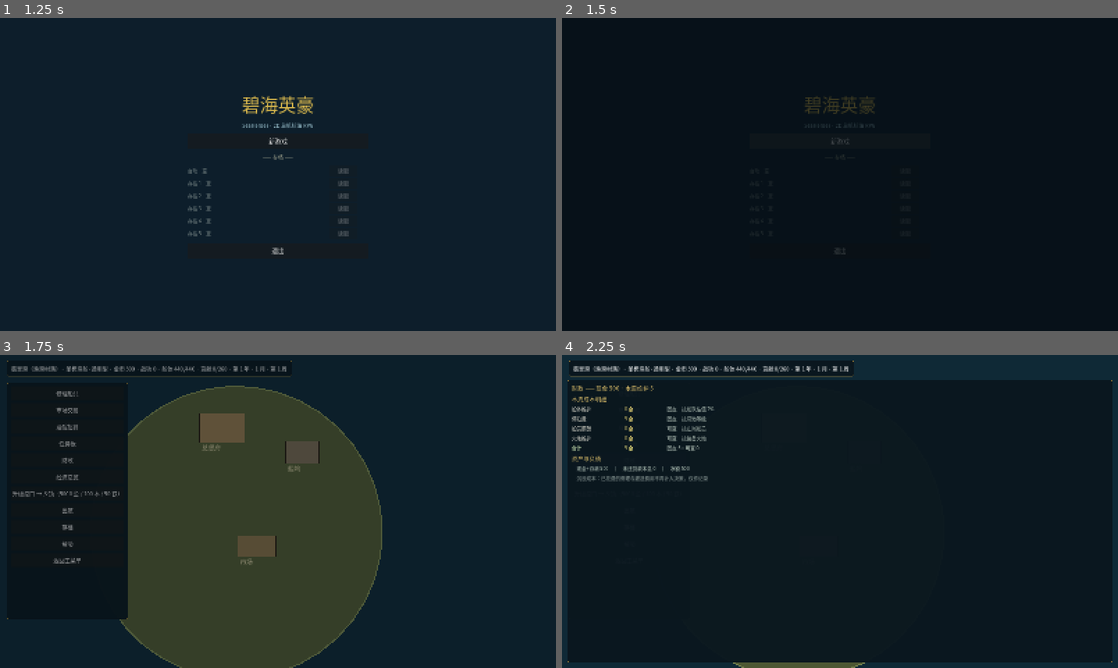
Above: before the commit, frames 1-4 (two rows, left to right).
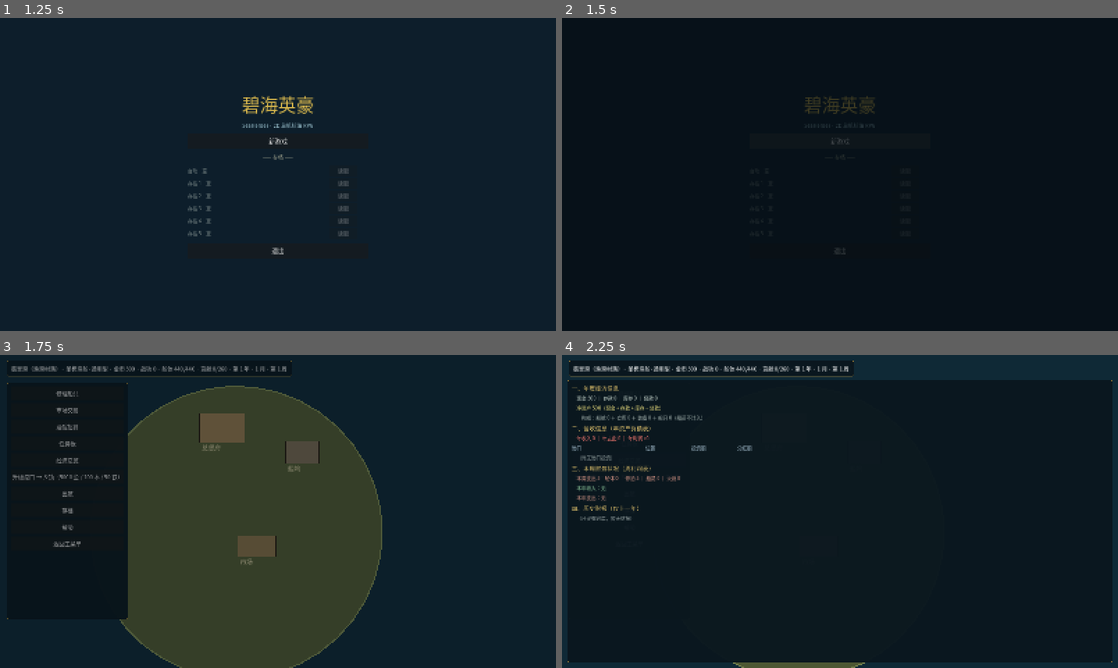
Above: after the commit, the same moments.

Repository: lucifermbbgh/OceanHero
Game: Godot game, scene res://scenes/main.tscn
The game is run twice, just before and just after one commit, with the same random seed, the same clock (stepped at 60 frames per second) and the same inputs.
Inputs (mouse positions are in pixels of both pictures, inside the frame that each line leads up to):
- Up to frame 1 (1.25 s): tap Enter at 0.5 s; move the mouse to (400, 158) at 0.52 s; hold D (steer_right) from 0.53 s (still down); tap E at 0.6 s; click (400, 158) at 0.67 s; tap Space at 0.77 s
- Up to frame 2 (1.5 s): release D (steer_right) at 1.25 s; click "新游戏" at 1.25 s
- Up to frame 3 (1.75 s): no input
- Up to frame 4 (2.25 s): click (628, 461) at 2 s, where only the run before the commit has a clickable "财政"

Frames 1-2 are identical in both runs. In frame 3, 0.5% of the frame differs, in the area x 2-22%, y 32-67%; in frame 4, 2.6%, in the area x 1-35%, y 9-53%.

Commit message:
fix(0.19.2): 修复试玩反馈的 8 类问题
- ESC 优先关闭商品弹窗
- 市场表格改为带边框单元格，删除走势列与「操作」表头
- 指标改为三列表格（指标/结果/计算过程）逐项展示
- 边际图用真实买价与卖价，绿/红区表示可买与亏损
- 弹性图区域着色并改名「弹性价格」
- 均衡图改为「价格与库存」并标注当前点
- 修复均衡价负数（库存比例 clamp）
- 非母港卖出实际扣 5% 关税
- 移除残留的「财政」按钮
- 集成 559 全绿

Diff:
--- a/project.godot
+++ b/project.godot
@@ -15,7 +15,7 @@
 run/main_scene="res://scenes/main.tscn"
 config/features=PackedStringArray("4.7", "GL Compatibility")
 config/icon="res://icon.svg"
-config/version="0.19.1"
+config/version="0.19.2"
 [autoload]
 
 EventBus="*res://scripts/core/event_bus.gd"
--- a/scripts/base/base_scene.gd
+++ b/scripts/base/base_scene.gd
@@ -124,7 +124,7 @@
 		_action_button(vb, "交易所", _toggle_exchange)
 	if GameState.home_has("reputation"):
 		_action_button(vb, "声望与战功", _toggle_rep)
-	_action_button(vb, "财政", _toggle_finance)
+
 	_action_button(vb, "经济总览", _toggle_overview)
 	if GameState.home_port_tier >= 3:
 		_action_button(vb, "银行", _toggle_bank)
@@ -424,9 +424,14 @@
 
 func _input(event: InputEvent) -> void:
 	if event is InputEventKey and event.pressed and not event.echo:
-		if event.keycode == KEY_ESCAPE and _any_panel_open():
-			_close_all_panels()
-			get_viewport().set_input_as_handled()
+		if event.keycode == KEY_ESCAPE:
+			if goods_root != null and goods_root.visible:
+				goods_root.visible = false
+				get_viewport().set_input_as_handled()
+				return
+			if _any_panel_open():
+				_close_all_panels()
+				get_viewport().set_input_as_handled()
 
 func _toggle_market() -> void:
 	if market_root.visible:
@@ -515,15 +520,9 @@
 	var head_row := HBoxContainer.new()
 	head_row.add_theme_constant_override("separation", 8)
 	market_list.add_child(head_row)
-	for spec in [["商品", 100], ["买价", 80], ["卖价", 80], ["周涨跌", 100], ["8 周走势", 120],
-			["库存", 90], ["船上", 70], ["仓库", 70], ["操作", 140]]:
-		var hl := Label.new()
-		hl.text = String(spec[0])
-		hl.custom_minimum_size = Vector2(int(spec[1]), 0)
-		hl.add_theme_font_size_override("font_size", 13)
-		hl.add_theme_color_override("font_color", Color(0.62, 0.72, 0.78))
-		head_row.add_child(hl)
-	market_list.add_child(HSeparator.new())
+	for spec in [["商品", 150], ["买价", 120], ["卖价", 120], ["周涨跌", 160],
+			["库存", 130], ["船上", 120], ["仓库", 120], ["操作", 220]]:
+		head_row.add_child(_cell_box(String(spec[0]), int(spec[1]), Color(0.62, 0.78, 0.85), true))
 
 	for id in [&"grain", &"timber", &"rum", &"spice"]:
 		var c: Resource = DataRegistry.get_commodity(id)
@@ -552,9 +551,9 @@
 		market_list.add_child(row)
 		var have := int(GameState.cargo.get(id, 0))
 		var in_wh := int(GameState.warehouse.get(id, 0))
-		row.add_child(_cell(c.display_name, 90))
-		row.add_child(_cell(str(bp), 70))
-		row.add_child(_cell(str(sp), 70))
+		row.add_child(_cell_box(c.display_name, 150))
+		row.add_child(_cell_box(str(bp), 120))
+		row.add_child(_cell_box(str(sp), 120))
 		var chg_text := "—"
 		var chg_col := Color(0.55, 0.6, 0.6)
 		if GameState.has_price_history(String(PORT_ID), id):
@@ -568,20 +567,31 @@
 				# 下跌用绿色
 				chg_text = "↓%d%%" % int(round(chg * 100.0))
 				chg_col = Color(0.45, 0.85, 0.55)
-		row.add_child(_cell(chg_text, 90, chg_col))
-		var spark: Control = load("res://scripts/ui/sparkline.gd").new()
-		var hist: Array = GameState.price_history_of(String(PORT_ID), id)
-		spark.set_values(hist, Color(0.92, 0.45, 0.42) if chg > 0.0 else Color(0.45, 0.85, 0.55))
-		row.add_child(spark)
-		row.add_child(_cell(str(stock), 80))
-		row.add_child(_cell(str(have), 60))
-		row.add_child(_cell(str(in_wh), 60))
+		row.add_child(_cell_box(chg_text, 160, chg_col))
+		row.add_child(_cell_box(str(stock), 130))
+		row.add_child(_cell_box(str(have), 120))
+		row.add_child(_cell_box(str(in_wh), 120))
+		var trade_box := PanelContainer.new()
+		var tsb := StyleBoxFlat.new()
+		tsb.bg_color = Color(0.09, 0.12, 0.13)
+		tsb.border_width_left = 1
+		tsb.border_width_right = 1
+		tsb.border_width_top = 1
+		tsb.border_width_bottom = 1
+		tsb.border_color = Color(0.28, 0.36, 0.38)
+		tsb.content_margin_left = 10
+		tsb.content_margin_right = 10
+		tsb.content_margin_top = 3
+		tsb.content_margin_bottom = 3
+		trade_box.add_theme_stylebox_override("panel", tsb)
+		trade_box.custom_minimum_size = Vector2(220, 30)
 		var b_trade := Button.new()
 		b_trade.text = "交易"
-		b_trade.custom_minimum_size = Vector2(90, 32)
+		b_trade.custom_minimum_size = Vector2(120, 26)
 		var cid_t: StringName = id
 		b_trade.pressed.connect(func(): _open_goods(cid_t))
-		row.add_child(b_trade)
+		trade_box.add_child(b_trade)
+		row.add_child(trade_box)
 	_add_market_metrics(String(PORT_ID))
 
 	# 船上货舱汇总：买的东西到底装在哪儿
@@ -716,6 +726,30 @@
 		hb.add_child(_cell("全部" if tgt == "" else tgt, 110))
 		hb.add_child(_cell(String(e.get("desc", "")), 260, Color(0.8, 0.85, 0.7)))
 		hb.add_child(_cell("剩 %d 周" % int(e.get("weeks", 0)), 100))
+
+## 带边框的表格单元格
+func _cell_box(text: String, width: int, col: Color = Color(0.86, 0.88, 0.86),
+		header: bool = false) -> PanelContainer:
+	var pc := PanelContainer.new()
+	var sb := StyleBoxFlat.new()
+	sb.bg_color = Color(0.14, 0.18, 0.19) if header else Color(0.09, 0.12, 0.13)
+	sb.border_width_left = 1
+	sb.border_width_right = 1
+	sb.border_width_top = 1
+	sb.border_width_bottom = 1
+	sb.border_color = Color(0.28, 0.36, 0.38)
+	sb.content_margin_left = 10
+	sb.content_margin_right = 6
+	sb.content_margin_top = 4
+	sb.content_margin_bottom = 4
+	pc.add_theme_stylebox_override("panel", sb)
+	pc.custom_minimum_size = Vector2(width, 30)
+	var l := Label.new()
+	l.text = text
+	l.add_theme_font_size_override("font_size", 14)
+	l.add_theme_color_override("font_color", col)
+	pc.add_child(l)
+	return pc
 
 ## 表格单元格
 func _cell(text: String, width: int, col: Color = Color(0.86, 0.88, 0.86)) -> Label:
@@ -898,8 +932,16 @@
 	else:
 		GameState.remove_cargo(cid, amount)
 	GameState.set_stock(PORT_ID, cid, stock + amount)
-	GameState.add_gold(price * amount)
-	var margin := maxi(0, price * amount - int(c.base_price) * amount)
+	# 关税：在非母港卖出按 5% 扣除
+	var gross := price * amount
+	var tax := 0
+	if String(PORT_ID) != "jadehaven":
+		tax = int(round(float(gross) * 0.05))
+		GameState.record_expense("关税", tax)
+	GameState.add_gold(gross - tax)
+	if tax > 0:
+		_log("关税 %d（5%%）" % tax)
+	var margin := maxi(0, gross - int(c.base_price) * amount)
 	GameState.on_trade_profit(margin)
 	_log("卖出 %d %s，得到 %d 金（利润 %d）" % [amount, c.display_name, price * amount, margin])
 	_rebuild_market()
@@ -1696,7 +1738,7 @@
 var goods_chart_index := 0
 var goods_chart: Control = null
 var goods_qty_edit: LineEdit = null
-const CHART_NAMES := ["价格走势", "边际分析", "均衡价格", "价格弹性", "港口规模"]
+const CHART_NAMES := ["价格走势", "边际分析", "价格与库存", "弹性价格", "规模经济"]
 
 func _open_goods(cid: StringName) -> void:
 	goods_cid = cid
@@ -1746,25 +1788,49 @@
 	goods_list.add_child(goods_chart)
 	goods_chart.setup(goods_chart_index, _chart_data(goods_cid, int(c.base_price), stock, max_stock), "")
 
-	# 指标明细
-	_yard_title_to(goods_list, "指标明细")
-	var hist: Array = GameState.price_history_of(String(PORT_ID), goods_cid)
+	# 指标明细表（大指标 → 明细，每项一行并带计算式）
 	var em0 = load("res://scripts/systems/econ_math.gd")
-	var e: float = float(em0.piecewise_elasticity(float(stock) / float(max_stock)))
-	var eq: float = float(c.base_price) * (1.0 + e * (1.0 - float(stock) / float(max_stock)))
-	var cur: float = float(bp)
+	var ratio: float = clampf(float(stock) / maxf(1.0, float(max_stock)), 0.0, 1.0)
+	var e: float = float(em0.piecewise_elasticity(ratio))
+	var eq: float = float(c.base_price) * (1.0 + e * (1.0 - ratio))
+	var cur: float = eq * GameState.price_drift_of(String(PORT_ID), goods_cid)
 	var dev: float = (cur - eq) / maxf(0.01, eq)
 	var step_v: float = (eq - cur) * 0.25
+	var opp: int = int(round(float(bp * goods_qty) * 0.001 * 8.0))
+	var head := HBoxContainer.new()
+	head.add_theme_constant_override("separation", 0)
+	goods_list.add_child(head)
+	head.add_child(_cell_box("指标", 190, Color(0.62, 0.78, 0.85), true))
+	head.add_child(_cell_box("计算结果", 240, Color(0.62, 0.78, 0.85), true))
+	head.add_child(_cell_box("计算过程 / 说明", 900, Color(0.62, 0.78, 0.85), true))
 	var etype := "富有弹性" if e >= 0.70 else ("单位弹性附近" if e >= 0.40 else "缺乏弹性")
-	goods_list.add_child(_lbl("　供给弹性 %.2f（%s）　库存 %d/%d" % [e, etype, stock, max_stock],
-		700, Color(0.78, 0.85, 0.8)))
-	goods_list.add_child(_lbl("　均衡价 %.1f　当前 %.1f　偏离 %+.1f%%　本周回归步长 %+.2f" % [
-		eq, cur, dev * 100.0, step_v], 700, Color(0.78, 0.85, 0.8)))
-	goods_list.add_child(_lbl("　声望折扣 %d%%（%s）　关税 5%%（跨海域贸易）" % [
-		int(GameState.rep_discount() * 100.0), GameState.rep_discount_name()], 700, Color(0.78, 0.85, 0.8)))
-	var opp := int(round(float(bp * goods_qty) * 0.001 * 8.0))
-	goods_list.add_child(_lbl("　本次成本：采购 %d　机会成本 %d　合计 %d" % [
-		bp * goods_qty, opp, bp * goods_qty + opp], 700, Color(0.9, 0.75, 0.55)))
+	var rows: Array = [
+		["【弹性】供给弹性", "%.2f（%s）" % [e, etype],
+			"库存比例 %.2f → 分段函数(%s) = %.2f" % [ratio,
+				"高库存" if ratio > 0.7 else ("低库存" if ratio < 0.3 else "中库存"), e]],
+		["【均衡】均衡价", "%.1f" % eq,
+			"基础价 %d × (1 + %.2f × (1 − %.2f)) = %.1f" % [int(c.base_price), e, ratio, eq]],
+		["【均衡】当前价", "%.1f" % cur, "均衡价 %.1f × 漂移 %.3f = %.1f" % [
+			eq, GameState.price_drift_of(String(PORT_ID), goods_cid), cur]],
+		["【均衡】偏离度", "%+.1f%%" % (dev * 100.0), "(当前价 − 均衡价) ÷ 均衡价"],
+		["【均衡】本周回归步长", "%+.2f" % step_v, "(均衡价 − 当前价) × 25%"],
+		["【边际】买价 MC", "%d" % bp, "第 1 件买价（含声望折扣 %d%%）" % int(GameState.rep_discount() * 100.0)],
+		["【边际】卖出价 MR", "%d" % sp, "本港卖出价（含卖出加成）"],
+		["【边际】单件边际利润", "%+d" % (sp - bp), "MR − MC"],
+		["【成本】本次采购", "%d" % (bp * goods_qty), "%d 件 × %d" % [goods_qty, bp]],
+		["【成本】机会成本", "%d" % opp, "采购额 × 0.1%%/周 × 8 周"],
+		["【成本】合计", "%d" % (bp * goods_qty + opp), "采购 + 机会成本"],
+		["【定价】声望折扣", "%d%%（%s）" % [int(GameState.rep_discount() * 100.0), GameState.rep_discount_name()],
+			"按最高阵营声望分档，只作用于买价"],
+		["【税收】关税", "5%%（跨海域）", "卖出所得扣除，同海域不扣"],
+	]
+	for rw in rows:
+		var hr := HBoxContainer.new()
+		hr.add_theme_constant_override("separation", 0)
+		goods_list.add_child(hr)
+		hr.add_child(_cell_box(String(rw[0]), 190))
+		hr.add_child(_cell_box(String(rw[1]), 240, Color(0.95, 0.9, 0.55)))
+		hr.add_child(_cell_box(String(rw[2]), 900, Color(0.7, 0.78, 0.72)))
 
 	# 数量控件
 	var qrow := HBoxContainer.new()
@@ -1851,15 +1917,16 @@
 		var r := clampf(float(s) / float(max_stock), 0.0, 1.0)
 		mc.append(float(base_price) * (1.0 + em.piecewise_elasticity(r) * (1.0 - r)))
 	d["mc"] = mc
-	d["mr"] = float(base_price) * 1.6
-	var supply: Array = []
-	var demand: Array = []
+	d["mr"] = float(MarketModel.sell_price(base_price, stock, max_stock, 1.0))
+	# 价格-库存曲线：横轴库存量，纵轴买价
+	var price_by_stock: Array = []
 	for i in range(0, 41):
-		var q := float(i) / 40.0
-		supply.append(float(base_price) * (1.0 + 0.55 * (1.0 - q)))
-		demand.append(float(base_price) * 1.5 / (1.0 + 0.55 * q))
-	d["supply"] = supply
-	d["demand"] = demand
+		var st2 := int(float(max_stock) * float(i) / 40.0)
+		price_by_stock.append(float(base_price) * (1.0 + 0.55 * (1.0 - float(i) / 40.0)))
+	d["price_by_stock"] = price_by_stock
+	d["cur_stock"] = stock
+	d["max_stock"] = max_stock
+	d["eq_price"] = float(base_price) * (1.0 + 0.55 * (1.0 - clampf(float(stock) / float(max_stock), 0.0, 1.0)))
 	var curve: Array = []
 	for i in range(0, 41):
 		var qq := 0.05 + float(i) / 40.0 * 2.0
--- a/scripts/ui/econ_chart.gd
+++ b/scripts/ui/econ_chart.gd
@@ -70,61 +70,36 @@
 	for p in pts:
 		draw_circle(p, 2.0, Color(0.8, 0.85, 0.8))
 
-func _draw_marginal(ox: float, oy: float, iw: float, ih: float, font: Font) -> void:
-	var mc: Array = data.get("mc", [])
-	var mr: float = float(data.get("mr", 0.0))
-	if mc.is_empty():
+func _draw_equilibrium(ox: float, oy: float, iw: float, ih: float, font: Font) -> void:
+	var pts_data: Array = data.get("price_by_stock", [])
+	if pts_data.size() < 2:
 		return
-	var lo: float = mr
-	var hi: float = mr
-	for v in mc:
+	var lo: float = 1e9
+	var hi: float = -1e9
+	for v in pts_data:
 		lo = minf(lo, float(v))
 		hi = maxf(hi, float(v))
 	var span: float = maxf(1.0, hi - lo)
-	var mcy := PackedVector2Array()
-	for i in range(mc.size()):
-		var x: float = ox + iw * float(i) / float(mc.size() - 1)
-		var y: float = oy - ih * ((float(mc[i]) - lo) / span)
-		mcy.append(Vector2(x, y))
-	draw_polyline(mcy, Color(0.9, 0.62, 0.5), 2.0)
-	var ry: float = oy - ih * ((mr - lo) / span)
-	draw_line(Vector2(ox, ry), Vector2(ox + iw, ry), Color(0.5, 0.85, 0.6), 2.0)
-	draw_string(font, Vector2(ox + 6, ry - 6), "MR 边际收益", HORIZONTAL_ALIGNMENT_LEFT, -1, 11,
-		Color(0.5, 0.85, 0.6))
-	draw_string(font, Vector2(ox + 6, mcy[0].y - 6), "MC 边际成本", HORIZONTAL_ALIGNMENT_LEFT, -1, 11,
-		Color(0.9, 0.62, 0.5))
-	draw_string(font, Vector2(ox + iw - 60, oy + 18), "数量", HORIZONTAL_ALIGNMENT_LEFT, -1, 11,
-		Color(0.55, 0.62, 0.6))
-	draw_string(font, Vector2(ox + 8, oy - ih * 0.5), "（理论值，实际按整单单价成交）",
-		HORIZONTAL_ALIGNMENT_LEFT, -1, 11, Color(0.5, 0.55, 0.5))
-
-func _draw_equilibrium(ox: float, oy: float, iw: float, ih: float, font: Font) -> void:
-	var sp: Array = data.get("supply", [])
-	var dp: Array = data.get("demand", [])
-	if sp.size() < 2 or dp.size() < 2:
-		return
-	var lo: float = 1e9
-	var hi: float = -1e9
-	for v in sp + dp:
-		lo = minf(lo, float(v))
-		hi = maxf(hi, float(v))
-	var span: float = maxf(1.0, hi - lo)
-	var s_pts := PackedVector2Array()
-	for i in range(sp.size()):
-		s_pts.append(Vector2(ox + iw * float(i) / float(sp.size() - 1),
-			oy - ih * ((float(sp[i]) - lo) / span)))
-	var d_pts := PackedVector2Array()
-	for i in range(dp.size()):
-		d_pts.append(Vector2(ox + iw * float(i) / float(dp.size() - 1),
-			oy - ih * ((float(dp[i]) - lo) / span)))
-	draw_polyline(s_pts, Color(0.9, 0.62, 0.5), 2.0)
-	draw_polyline(d_pts, Color(0.55, 0.75, 0.95), 2.0)
-	draw_string(font, Vector2(ox + 6, s_pts[0].y - 6), "供给", HORIZONTAL_ALIGNMENT_LEFT, -1, 11,
-		Color(0.9, 0.62, 0.5))
-	draw_string(font, Vector2(ox + iw - 46, d_pts[0].y - 6), "需求", HORIZONTAL_ALIGNMENT_LEFT, -1, 11,
-		Color(0.55, 0.75, 0.95))
-	draw_string(font, Vector2(ox + 6, oy - ih * 0.5), "需求曲线为模型近似，非实测数据",
-		HORIZONTAL_ALIGNMENT_LEFT, -1, 11, Color(0.5, 0.55, 0.5))
+	var pts := PackedVector2Array()
+	for i in range(pts_data.size()):
+		pts.append(Vector2(ox + iw * float(i) / float(pts_data.size() - 1),
+			oy - ih * ((float(pts_data[i]) - lo) / span)))
+	draw_polyline(pts, Color(0.95, 0.72, 0.45), 2.0)
+	var cur: int = int(data.get("cur_stock", 0))
+	var mx: int = maxi(1, int(data.get("max_stock", 1)))
+	var idx: int = clampi(int(float(cur) / float(mx) * 40.0), 0, pts.size() - 1)
+	var cp: Vector2 = pts[idx]
+	draw_line(Vector2(cp.x, oy), Vector2(cp.x, cp.y), Color(0.5, 0.7, 0.85), 1.0)
+	draw_circle(cp, 5.0, Color(0.55, 0.85, 1.0))
+	draw_string(font, Vector2(cp.x - 40, cp.y - 10), "当前", HORIZONTAL_ALIGNMENT_LEFT, -1, 14,
+		Color(0.6, 0.88, 1.0))
+	draw_string(font, Vector2(ox - 30, oy - ih - 8), "买价", HORIZONTAL_ALIGNMENT_LEFT, -1, 13,
+		Color(0.62, 0.7, 0.68))
+	draw_string(font, Vector2(ox + iw - 60, oy + 20), "库存量", HORIZONTAL_ALIGNMENT_LEFT, -1, 13,
+		Color(0.62, 0.7, 0.68))
+	draw_string(font, Vector2(ox + 90, oy - ih + 16), "当前库存 %d：买价约 %d；库存越多价格越低" % [
+		cur, int(round(float(pts_data[idx])))], HORIZONTAL_ALIGNMENT_LEFT, -1, 13,
+		Color(0.72, 0.82, 0.76))
 
 func _draw_elasticity(ox: float, oy: float, iw: float, ih: float, font: Font) -> void:
 	var pts_data: Array = data.get("curve", [])
@@ -140,31 +115,81 @@
 	for i in range(pts_data.size()):
 		pts.append(Vector2(ox + iw * float(i) / float(pts_data.size() - 1),
 			oy - ih * ((float(pts_data[i]) - lo) / span)))
-	draw_polyline(pts, Color(0.85, 0.8, 0.6), 2.0)
-	var mid := int(pts.size() / 2)
-	draw_line(Vector2(ox, pts[mid].y), Vector2(ox + iw, pts[mid].y), Color(0.4, 0.5, 0.5), 1.0)
-	draw_string(font, Vector2(ox + 6, pts[2].y - 6), "富有弹性区", HORIZONTAL_ALIGNMENT_LEFT, -1, 11,
-		Color(0.6, 0.85, 0.7))
-	draw_string(font, Vector2(ox + 6, pts[pts.size() - 3].y - 6), "缺乏弹性区",
-		HORIZONTAL_ALIGNMENT_LEFT, -1, 11, Color(0.85, 0.7, 0.55))
+	var mid_y: float = (pts[0].y + pts[pts.size() - 1].y) * 0.5
+	draw_rect(Rect2(Vector2(ox, oy - ih), Vector2(iw, mid_y - (oy - ih))),
+		Color(0.25, 0.45, 0.35, 0.35))
+	draw_rect(Rect2(Vector2(ox, mid_y), Vector2(iw, oy - mid_y)), Color(0.45, 0.3, 0.2, 0.35))
+	draw_polyline(pts, Color(0.98, 0.88, 0.55), 2.5)
+	draw_line(Vector2(ox, mid_y), Vector2(ox + iw, mid_y), Color(0.7, 0.75, 0.6), 1.0)
+	draw_string(font, Vector2(ox + 10, oy - ih + 24), "富有弹性（价格敏感）",
+		HORIZONTAL_ALIGNMENT_LEFT, -1, 15, Color(0.72, 0.95, 0.78))
+	draw_string(font, Vector2(ox + 10, oy - 44), "缺乏弹性（价格不敏感）",
+		HORIZONTAL_ALIGNMENT_LEFT, -1, 15, Color(0.98, 0.8, 0.62))
+	draw_string(font, Vector2(ox - 30, oy - ih - 8), "价格", HORIZONTAL_ALIGNMENT_LEFT, -1, 13,
+		Color(0.62, 0.7, 0.68))
+	draw_string(font, Vector2(ox + iw - 60, oy + 20), "数量", HORIZONTAL_ALIGNMENT_LEFT, -1, 13,
+		Color(0.62, 0.7, 0.68))
+
+func _draw_marginal(ox: float, oy: float, iw: float, ih: float, font: Font) -> void:
+	var mc: Array = data.get("mc", [])
+	var mr: float = float(data.get("mr", 0.0))
+	if mc.is_empty():
+		return
+	var lo: float = mr
+	var hi: float = mr
+	for v in mc:
+		lo = minf(lo, float(v))
+		hi = maxf(hi, float(v))
+	var span: float = maxf(1.0, hi - lo)
+	var mcy := PackedVector2Array()
+	for i in range(mc.size()):
+		mcy.append(Vector2(ox + iw * float(i) / float(mc.size() - 1),
+			oy - ih * ((float(mc[i]) - lo) / span)))
+	var ry: float = oy - ih * ((mr - lo) / span)
+	# MP 区域（MR 与 MC 之间）
+	for i in range(mcy.size() - 1):
+		var a: Vector2 = mcy[i]
+		var b: Vector2 = mcy[i + 1]
+		var top_y: float = minf(a.y, ry)
+		var bot_y: float = maxf(a.y, ry)
+		var col := Color(0.35, 0.55, 0.4, 0.35) if ry < a.y else Color(0.55, 0.3, 0.25, 0.35)
+		draw_rect(Rect2(Vector2(a.x, top_y), Vector2(maxf(1.0, b.x - a.x), bot_y - top_y)), col)
+	draw_polyline(mcy, Color(0.98, 0.66, 0.5), 2.5)
+	draw_line(Vector2(ox, ry), Vector2(ox + iw, ry), Color(0.55, 0.92, 0.65), 2.5)
+	draw_string(font, Vector2(ox + iw - 150, ry - 8), "MR 卖出价 %d" % int(mr),
+		HORIZONTAL_ALIGNMENT_LEFT, -1, 14, Color(0.55, 0.92, 0.65))
+	draw_string(font, Vector2(ox + 8, mcy[0].y + 20), "MC 买价 %d" % int(mc[0]),
+		HORIZONTAL_ALIGNMENT_LEFT, -1, 14, Color(0.98, 0.66, 0.5))
+	draw_string(font, Vector2(ox - 30, oy - ih - 8), "价格", HORIZONTAL_ALIGNMENT_LEFT, -1, 13,
+		Color(0.62, 0.7, 0.68))
+	draw_string(font, Vector2(ox + iw - 60, oy + 20), "数量", HORIZONTAL_ALIGNMENT_LEFT, -1, 13,
+		Color(0.62, 0.7, 0.68))
+	draw_string(font, Vector2(ox + 8, oy - ih + 20), "绿色区 = 边际利润为正（可买）　红色区 = 亏损",
+		HORIZONTAL_ALIGNMENT_LEFT, -1, 13, Color(0.7, 0.8, 0.74))
 
 func _draw_port_scale(ox: float, oy: float, iw: float, ih: float, font: Font) -> void:
-	var labels: Array = data.get("labels", ["村", "镇", "城"])
+	var labels: Array = data.get("labels", ["渔村", "乡镇", "城市"])
 	var coefs: Array = data.get("coefs", [1.20, 1.00, 0.85])
 	var vol: Array = data.get("vol", [40, 90, 160])
 	var n := labels.size()
 	if n == 0:
 		return
-	var bw := iw / float(n) * 0.35
+	var bw := iw / float(n) * 0.22
 	var max_c := 1.4
 	var max_v := 200.0
 	for i in range(n):
-		var cx := ox + iw * (float(i) + 0.5) / float(n)
-		var ch: float = ih * (float(coefs[i]) / max_c) * 0.8
-		draw_rect(Rect2(Vector2(cx - bw, oy - ch), Vector2(bw, ch)), Color(0.85, 0.6, 0.45))
-		var vh: float = ih * (float(vol[i]) / max_v) * 0.8
-		draw_rect(Rect2(Vector2(cx, oy - vh), Vector2(bw, vh)), Color(0.5, 0.72, 0.9))
-		draw_string(font, Vector2(cx - bw, oy + 16), String(labels[i]), HORIZONTAL_ALIGNMENT_LEFT, -1, 12,
-			Color(0.7, 0.78, 0.75))
-	draw_string(font, Vector2(ox, oy - ih - 6), "橙=价格系数  蓝=吞吐量", HORIZONTAL_ALIGNMENT_LEFT, -1, 11,
-		Color(0.6, 0.66, 0.64))
+		var cx: float = ox + iw * (float(i) + 0.42) / float(n)
+		var ch: float = ih * (float(coefs[i]) / max_c) * 0.75
+		draw_rect(Rect2(Vector2(cx - bw, oy - ch), Vector2(bw, ch)), Color(0.9, 0.65, 0.45))
+		draw_string(font, Vector2(cx - bw - 6, oy - ch - 6), "×%.2f" % float(coefs[i]),
+			HORIZONTAL_ALIGNMENT_LEFT, -1, 13, Color(0.95, 0.8, 0.6))
+		var vh: float = ih * (float(vol[i]) / max_v) * 0.75
+		draw_rect(Rect2(Vector2(cx + 2, oy - vh), Vector2(bw, vh)), Color(0.5, 0.75, 0.95))
+		draw_string(font, Vector2(cx + 2, oy - vh - 6), "%d" % int(vol[i]),
+			HORIZONTAL_ALIGNMENT_LEFT, -1, 13, Color(0.62, 0.82, 0.98))
+		draw_string(font, Vector2(cx - 10, oy + 20), String(labels[i]), HORIZONTAL_ALIGNMENT_LEFT, -1, 14,
+			Color(0.78, 0.84, 0.8))
+	draw_string(font, Vector2(ox + 4, oy - ih + 18), "橙=买入价格系数（越低越便宜）　蓝=港口库存上限",
+		HORIZONTAL_ALIGNMENT_LEFT, -1, 13, Color(0.72, 0.8, 0.74))
+	draw_string(font, Vector2(ox + 4, oy - ih + 40), "结论：城市规模大 → 价格系数低、库存多，这是规模经济的简化体现",
+		HORIZONTAL_ALIGNMENT_LEFT, -1, 13, Color(0.6, 0.7, 0.66))
--- a/tests/integration/run.gd
+++ b/tests/integration/run.gd
@@ -671,8 +671,17 @@
 	s._close_goods()
 	await _frames(2)
 	_ok(not s.goods_root.visible, "商品弹窗可关闭")
+	# ESC 优先关闭商品弹窗
+	s._open_goods(&"grain")
+	await _frames(2)
+	var ev := InputEventKey.new()
+	ev.keycode = KEY_ESCAPE
+	ev.pressed = true
+	s._input(ev)
+	await _frames(2)
+	_ok(not s.goods_root.visible, "ESC 先关闭商品弹窗")
 	var cd: Dictionary = s._chart_data(&"grain", 10, 200, 400)
-	_ok(cd.has("history") and cd.has("mc") and cd.has("supply") and cd.has("perf") == false,
+	_ok(cd.has("history") and cd.has("mc") and cd.has("price_by_stock") and cd.has("curve"),
 		"图表数据齐全", str(cd.keys()))
 	_ok(int(GameState.reports[0].get("year", 0)) == 2, "保留的是最新年份")
 	s.queue_free()
Binary file added: docs/screenshots/43-goods-popup.png
Not shown, added: docs/版本文档/0.19.2-升级说明.md
Not shown, changed: docs/版本文档/版本规划.md
